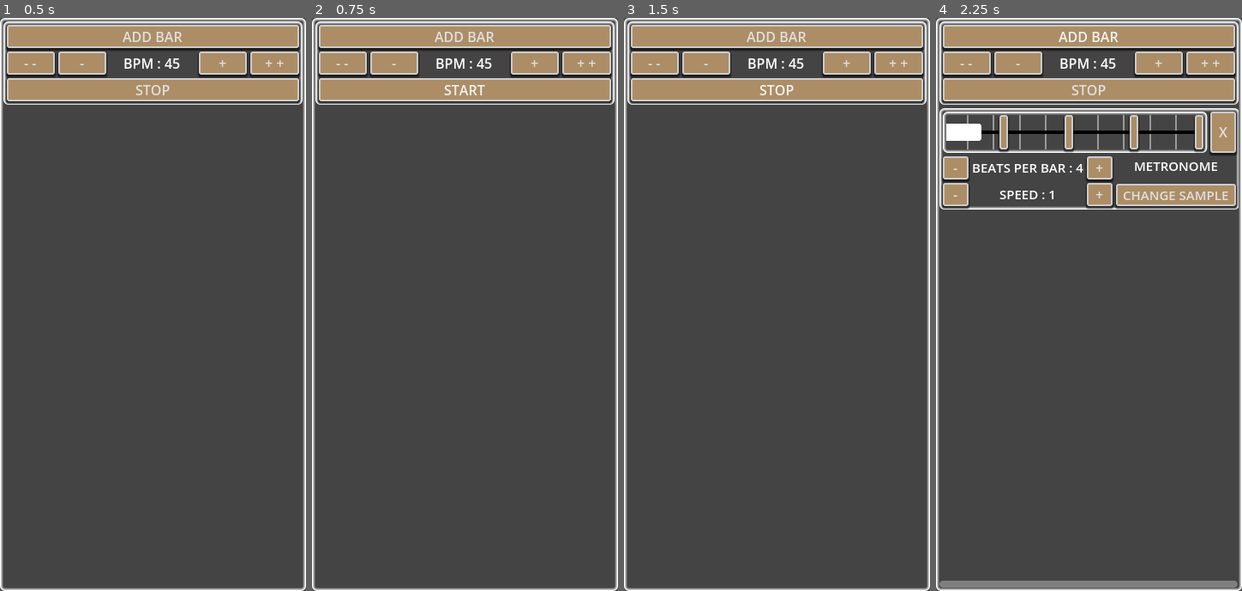
Above: before the commit, frames 1-4 (left to right).
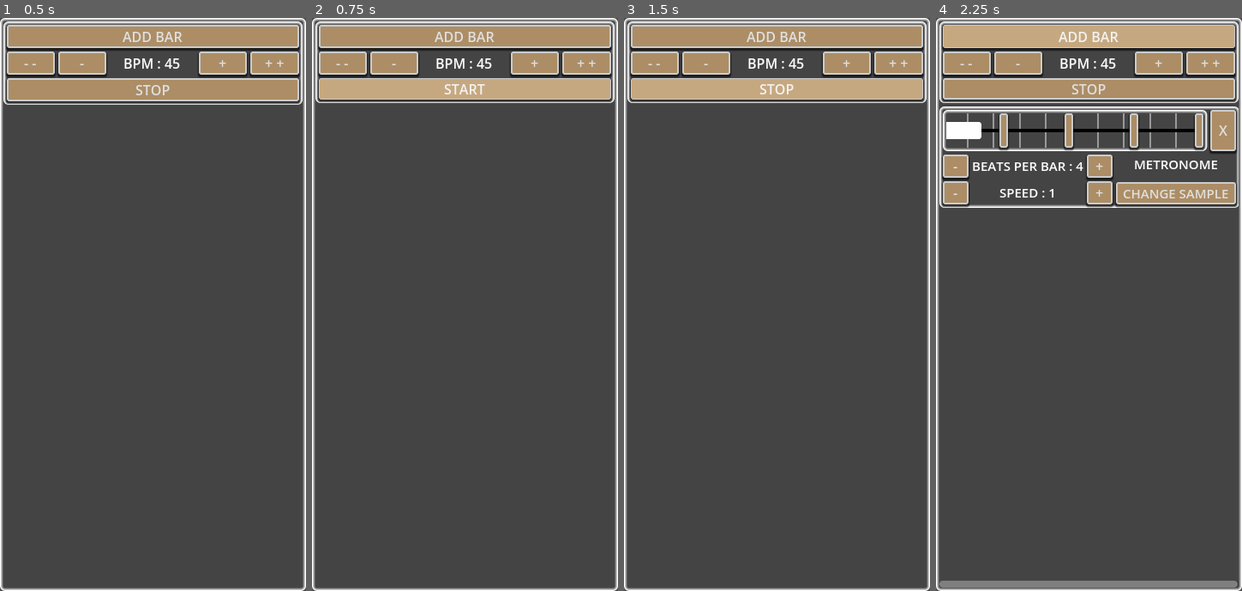
Above: after the commit, the same moments.

Repository: DonKoutsou/Metronomicon
Game: Godot game, scene res://Scenes/main.tscn
Two runs of this game, one before a commit and one after it. Both use one fixed random seed, a clock stepped at 60 frames per second and the inputs below.
Inputs:
- Up to frame 1 (0.5 s): no input
- Up to frame 2 (0.75 s): click "STOP" at 0.5 s
- Up to frame 3 (1.5 s): click "START" at 1.25 s
- Up to frame 4 (2.25 s): click "ADD BAR" at 2 s

Frame 1 is identical in both runs. In frame 2, 4.2% of the frame differs, in the area x 1-99%, y 10-16%; in frame 3, 4.2%; in frame 4, 10%, in the area x 1-99%, y 1-34%.

Commit message:
Loading and saving of samples
Added option to load samples from files, keeps them loaded next time app is opened

Diff:
--- a/Scenes/Bar.tscn
+++ b/Scenes/Bar.tscn
@@ -200,6 +200,7 @@
 theme_override_font_sizes/font_size = 15
 text = "METRONOME"
 horizontal_alignment = 1
+clip_text = true
 
 [node name="SampleButton" type="Button" parent="VBoxContainer/HBoxContainer4/VBoxContainer2"]
 custom_minimum_size = Vector2(30, 0)
--- a/Scenes/main.tscn
+++ b/Scenes/main.tscn
@@ -102,3 +102,4 @@
 [connection signal="pressed" from="PanelContainer/VBoxContainer/PanelContainer/VBoxContainer/HBoxContainer/IncreaceBPM" to="." method="_on_increace_bpm_pressed"]
 [connection signal="pressed" from="PanelContainer/VBoxContainer/PanelContainer/VBoxContainer/HBoxContainer/IncreaceBPM2" to="." method="_on_increace_bpm_2_pressed"]
 [connection signal="pressed" from="PanelContainer/VBoxContainer/PanelContainer/VBoxContainer/Pause" to="." method="_on_pause_pressed"]
+[connection signal="OnSampleLoaded" from="PanelContainer/SampleList" to="." method="_on_sample_list_on_sample_loaded"]
--- a/Scenes/sample_list.tscn
+++ b/Scenes/sample_list.tscn
@@ -2,19 +2,45 @@
 
 [ext_resource type="Script" uid="uid://jiods5ajalqx" path="res://Sripts/sample_list.gd" id="1_gdxnn"]
 
-[node name="SampleList" type="PanelContainer" node_paths=PackedStringArray("ButtonParent")]
+[node name="SampleList" type="PanelContainer" node_paths=PackedStringArray("ButtonParent", "FileDialogue")]
 anchors_preset = 15
 anchor_right = 1.0
 anchor_bottom = 1.0
 grow_horizontal = 2
 grow_vertical = 2
 script = ExtResource("1_gdxnn")
-ButtonParent = NodePath("VBoxContainer2")
+ButtonParent = NodePath("VBoxContainer/VBoxContainer2")
+FileDialogue = NodePath("FileDialog")
 
-[node name="VBoxContainer2" type="VBoxContainer" parent="."]
+[node name="VBoxContainer" type="VBoxContainer" parent="."]
 layout_mode = 2
 
-[node name="Label" type="Label" parent="VBoxContainer2"]
+[node name="LOAD" type="Button" parent="VBoxContainer"]
+layout_mode = 2
+text = "LOAD SAMPLE"
+
+[node name="VBoxContainer2" type="VBoxContainer" parent="VBoxContainer"]
+layout_mode = 2
+
+[node name="Label" type="Label" parent="VBoxContainer/VBoxContainer2"]
 layout_mode = 2
 text = "SAMPLES"
 horizontal_alignment = 1
+
+[node name="FileDialog" type="FileDialog" parent="."]
+mode = 3
+title = "Load Sample"
+initial_position = 2
+size = Vector2i(317, 592)
+always_on_top = true
+force_native = true
+ok_button_text = "Open"
+dialog_hide_on_ok = true
+file_mode = 0
+access = 2
+filters = PackedStringArray("*.wav", "*.mp3")
+show_hidden_files = true
+use_native_dialog = true
+
+[connection signal="pressed" from="VBoxContainer/LOAD" to="." method="_on_load_pressed"]
+[connection signal="file_selected" from="FileDialog" to="." method="_on_file_dialog_file_selected"]
--- /dev/null
+++ b/Scenes/save_load_manager.tscn
@@ -0,0 +1,6 @@
+[gd_scene load_steps=2 format=3 uid="uid://d0awm0qyc5s7x"]
+
+[ext_resource type="Script" uid="uid://bjs22n42px08m" path="res://Sripts/save_load_manager.gd" id="1_ewiqv"]
+
+[node name="SaveLoadManager" type="Node"]
+script = ExtResource("1_ewiqv")
--- /dev/null
+++ b/Sripts/SampleListFile.gd
@@ -0,0 +1,5 @@
+extends Resource
+
+class_name SampleListFile
+
+@export var List : Dictionary[String, AudioStream]
--- a/Sripts/main.gd
+++ b/Sripts/main.gd
@@ -25,6 +25,10 @@
 func _ready() -> void:
 	CurrentBPM = StartingBPM
 	OnBPMChanged()
+	var s = SaveLoadManager.GetInstance().LoadSamples()
+	print("Loaded {0} samples".format([s.size()]))
+	for g in s.keys():
+		AvailableSamples[g] = s[g]
 
 func _physics_process(delta: float) -> void:
 	if (Paused or Bars.size() == 0):
@@ -43,6 +47,9 @@
 		PauseButton.text = "STOP"
 	Paused = !Paused
 
+func _input(event: InputEvent) -> void:
+	if (event.is_action_pressed("Pause")):
+		_on_pause_pressed()
 
 func _on_add_bar_pressed() -> void:
 	var NewBar = load(BarScene).instantiate() as Bar
@@ -88,3 +95,8 @@
 	BPMLabel.text = "BPM : {0}".format([CurrentBPM])
 	for g in Bars:
 		g.OnBPMChanged(CurrentBPM)
+
+
+func _on_sample_list_on_sample_loaded(Sample: AudioStream, Name : String) -> void:
+	AvailableSamples[Name] = Sample
+	SaveLoadManager.GetInstance().SaveSample(Sample, Name)
--- a/Sripts/sample_list.gd
+++ b/Sripts/sample_list.gd
@@ -3,7 +3,9 @@
 class_name SampleList
 
 @export var ButtonParent : Control
+@export var FileDialogue : FileDialog
 
+signal OnSampleLoaded(Sample : AudioStream)
 signal OnSampleSelected(Sample : AudioStream)
 
 func SetSamples(Samples : Dictionary[String, AudioStream]) -> void:
@@ -18,3 +20,30 @@
 		if (g is Button):
 			g.queue_free()
 	OnSampleSelected.emit(Sample)
+
+
+func _on_load_pressed() -> void:
+	var res = await OS.request_permissions()
+	if (!res):
+		return
+	FileDialogue.popup()
+	print("Staring Loading")
+
+
+func load_mp3(path : String):
+	var file = FileAccess.open(path, FileAccess.READ)
+	var sound
+	if (path.substr(path.length() - 3, path.length()) == "mp3"):
+		sound = AudioStreamMP3.new()
+	else:
+		sound = AudioStreamWAV.new()
+	sound.data = file.get_buffer(file.get_length())
+	return sound
+
+func _on_file_dialog_file_selected(path: String) -> void:
+	print("trying to load {0}".format([path]))
+	var file = load_mp3(path)
+	if (file is AudioStream):
+		OnSampleLoaded.emit(file, path.get_file())
+		print("Loaded : {0}".format([path.get_file()]))
+		SampleSelected(file)
--- /dev/null
+++ b/Sripts/save_load_manager.gd
@@ -0,0 +1,33 @@
+extends Node
+
+class_name SaveLoadManager
+
+static var Instance : SaveLoadManager
+
+func _ready() -> void:
+	Instance = self
+
+static func GetInstance() -> SaveLoadManager:
+	return Instance
+
+func SaveSample(Sample : AudioStream, Name : String) -> void:
+	var file : SampleListFile
+	if (FileAccess.file_exists("user://SampleList.tres")):
+		file = load("user://SampleList.tres")
+	else:
+		file = SampleListFile.new()
+
+	file.List[Name] = Sample
+
+	ResourceSaver.save(file, "user://SampleList.tres")
+
+func LoadSamples() -> Dictionary[String, AudioStream]:
+	if (!FileAccess.file_exists("user://SampleList.tres")):
+		print("Couldn't find save file, skipping loading")
+		return {}
+	var file = load("user://SampleList.tres") as SampleListFile
+
+	if (file == null):
+		return {}
+
+	return file.List
--- /dev/null
+++ b/UITheme/ButtonHover.tres
@@ -0,0 +1,14 @@
+[gd_resource type="StyleBoxFlat" format=3 uid="uid://brhci74jg34yr"]
+
+[resource]
+bg_color = Color(0.777653, 0.658209, 0.501738, 1)
+border_width_left = 1
+border_width_top = 1
+border_width_right = 1
+border_width_bottom = 1
+corner_radius_top_left = 2
+corner_radius_top_right = 2
+corner_radius_bottom_right = 2
+corner_radius_bottom_left = 2
+shadow_size = 2
+shadow_offset = Vector2(0, 2)
--- a/UITheme/Theme.tres
+++ b/UITheme/Theme.tres
@@ -1,5 +1,6 @@
-[gd_resource type="Theme" load_steps=7 format=3 uid="uid://cimttsymfrunc"]
+[gd_resource type="Theme" load_steps=8 format=3 uid="uid://cimttsymfrunc"]
 
+[ext_resource type="StyleBox" uid="uid://brhci74jg34yr" path="res://UITheme/ButtonHover.tres" id="1_3hj4t"]
 [ext_resource type="StyleBox" uid="uid://dbf58y6h43lm0" path="res://UITheme/ButtonNormal.tres" id="1_08l4d"]
 [ext_resource type="StyleBox" uid="uid://ciwnelxsnb6hv" path="res://UITheme/ButtonPressed.tres" id="2_h06ej"]
 [ext_resource type="StyleBox" uid="uid://bgk7m71bdy3kb" path="res://UITheme/Panel.tres" id="3_txsao"]
@@ -10,7 +11,7 @@
 
 [resource]
 Button/styles/focus = SubResource("StyleBoxEmpty_h06ej")
-Button/styles/hover = ExtResource("1_08l4d")
+Button/styles/hover = ExtResource("1_3hj4t")
 Button/styles/normal = ExtResource("1_08l4d")
 Button/styles/pressed = ExtResource("2_h06ej")
 PanelContainer/styles/panel = ExtResource("3_txsao")
--- a/project.godot
+++ b/project.godot
@@ -16,6 +16,10 @@
 run/max_fps=1000
 run/delta_smoothing=false
 config/icon="res://icon.svg"
+
+[autoload]
+
+SaveLoadMan="*res://Scenes/save_load_manager.tscn"
 
 [display]
 
@@ -37,6 +41,11 @@
 "events": [Object(InputEventMouseButton,"resource_local_to_scene":false,"resource_name":"","device":-1,"window_id":0,"a …(253 unchanged characters)…
 ]
 }
+Pause={
+"deadzone": 0.2,
+"events": [Object(InputEventKey,"resource_local_to_scene":false,"resource_name":"","device":-1,"window_id":0,"alt_pressed":false,"shift_pressed":false,"ctrl_pressed":false,"meta_pressed":false,"pressed":false,"keycode":0,"physical_keycode":32,"key_label":0,"unicode":32,"location":0,"echo":false,"script":null)
+]
+}
 
 [physics]
 
Not shown, added: Sripts/SampleListFile.gd.uid
Not shown, added: Sripts/save_load_manager.gd.uid
Not shown, changed: export_presets.cfg
